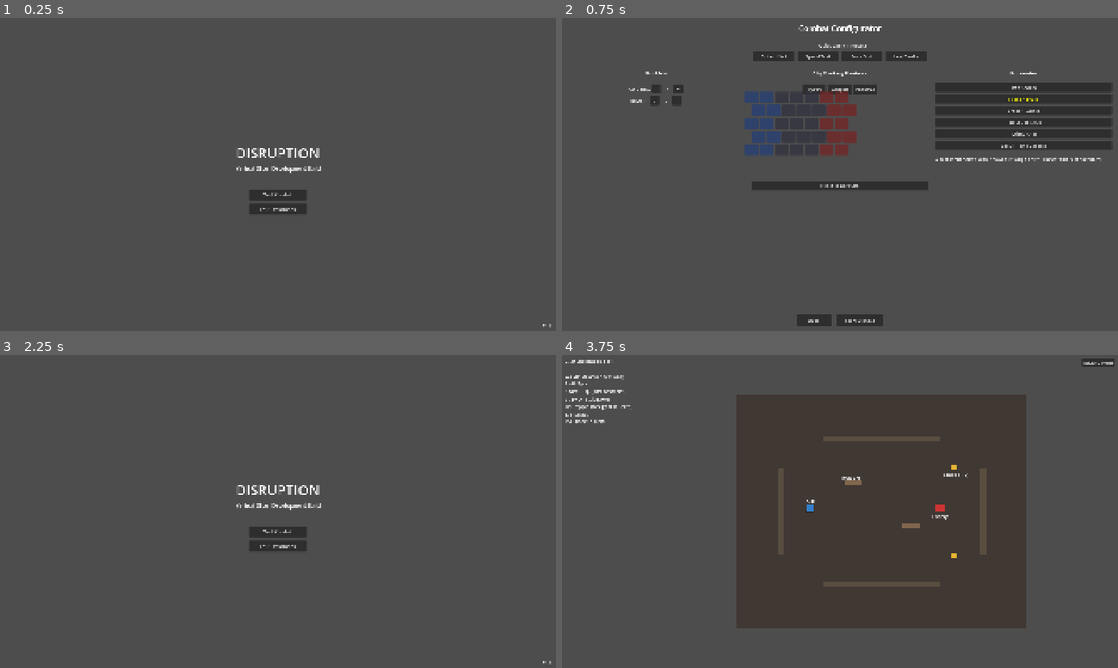
Above: before the commit, frames 1-4 (two rows, left to right).
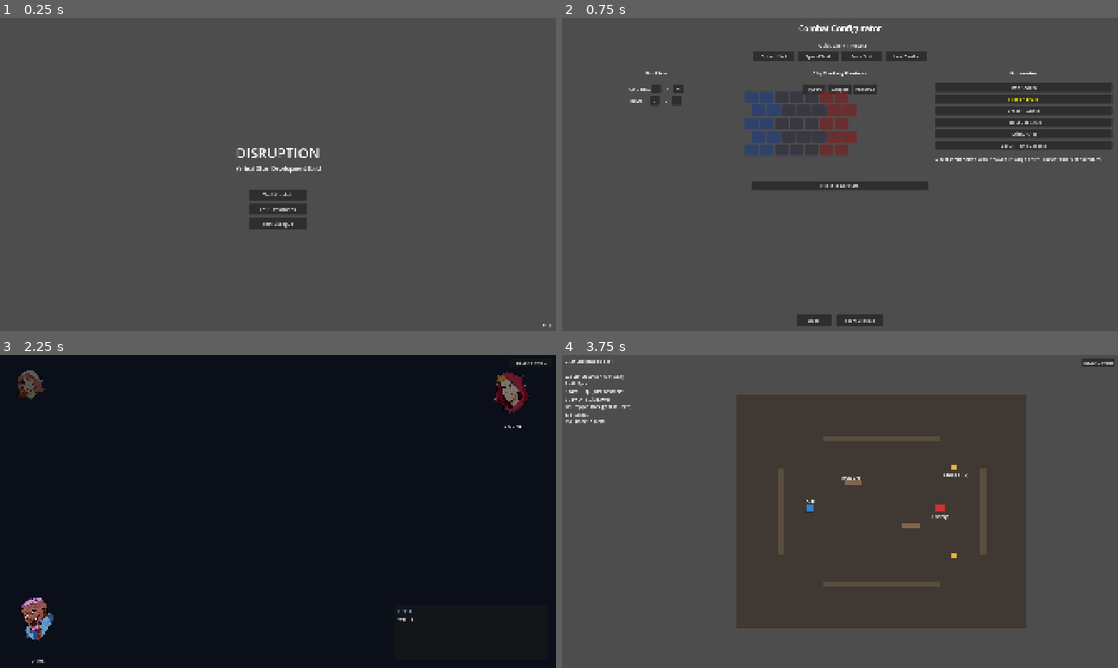
Above: after the commit, the same moments.

Repository: adbarc92/Disruption
Game: Godot game, scene res://scenes/main.tscn
The game is run twice, just before and just after one commit, with the same random seed, the same clock (stepped at 60 frames per second) and the same inputs.
Inputs (mouse positions are in pixels of both pictures, inside the frame that each line leads up to):
- Up to frame 1 (0.25 s): no input
- Up to frame 2 (0.75 s): click "Test Combat" at 0.5 s
- Up to frame 3 (2.25 s): click "Back" at 1.25 s; click (278, 561) at 2 s, where only the run after the commit has a clickable "Test Dialogue"
- Up to frame 4 (3.75 s): click (1095, 361) at 2.75 s, where only the run after the commit has a clickable "Back to Menu"; click "Test Exploration" at 3.5 s

The runs differ from the first frame. In frame 1, 0.4% of the frame differs, in the area x 44-56%, y 63-68%; in frame 2, nothing differs; in frame 3, 100%, in the area x 0-100%, y 0-100%; in frame 4, nothing differs.

Commit message:
feat(dialogue): add test dialogue scene and main menu button

Diff:
--- /dev/null
+++ b/godot/scenes/dialogue/test_dialogue.tscn
@@ -0,0 +1,29 @@
+[gd_scene load_steps=3 format=3]
+
+[ext_resource type="Script" path="res://scripts/presentation/dialogue/test_dialogue.gd" id="1_script"]
+[ext_resource type="PackedScene" path="res://scenes/dialogue/dialogue_player.tscn" id="2_dialogue_player"]
+
+[node name="TestDialogue" type="Control"]
+layout_mode = 3
+anchors_preset = 15
+anchor_right = 1.0
+anchor_bottom = 1.0
+grow_horizontal = 2
+grow_vertical = 2
+script = ExtResource("1_script")
+
+[node name="DialoguePlayer" parent="." instance=ExtResource("2_dialogue_player")]
+layout_mode = 1
+
+[node name="UI" type="CanvasLayer" parent="."]
+
+[node name="BackButton" type="Button" parent="UI"]
+anchors_preset = 1
+anchor_left = 1.0
+anchor_right = 1.0
+offset_left = -160.0
+offset_top = 10.0
+offset_right = -10.0
+offset_bottom = 40.0
+grow_horizontal = 0
+text = "Back to Menu"
--- a/godot/scenes/main.tscn
+++ b/godot/scenes/main.tscn
@@ -68,6 +68,20 @@
 grow_vertical = 2
 text = "Test Exploration"
 
+[node name="TestDialogueButton" type="Button" parent="CanvasLayer"]
+anchors_preset = 8
+anchor_left = 0.5
+anchor_top = 0.5
+anchor_right = 0.5
+anchor_bottom = 0.5
+offset_left = -100.0
+offset_top = 150.0
+offset_right = 100.0
+offset_bottom = 190.0
+grow_horizontal = 2
+grow_vertical = 2
+text = "Test Dialogue"
+
 [node name="VersionLabel" type="Label" parent="CanvasLayer" unique_id=807868165]
 anchors_preset = 3
 anchor_left = 1.0
--- a/godot/scripts/main.gd
+++ b/godot/scripts/main.gd
@@ -8,6 +8,7 @@
 	# Connect button signals
 	$CanvasLayer/TestCombatButton.pressed.connect(_on_test_combat_pressed)
 	$CanvasLayer/TestExplorationButton.pressed.connect(_on_test_exploration_pressed)
+	$CanvasLayer/TestDialogueButton.pressed.connect(_on_test_dialogue_pressed)
 
 
 func _on_test_combat_pressed() -> void:
@@ -18,3 +19,8 @@
 	print("Testing exploration")
 	GameManager.change_state(GameManager.GameState.EXPLORATION)
 	GameManager.transition_to_scene("res://scenes/exploration/test_exploration.tscn")
+
+
+func _on_test_dialogue_pressed() -> void:
+	GameManager.change_state(GameManager.GameState.DIALOG)
+	GameManager.transition_to_scene("res://scenes/dialogue/test_dialogue.tscn")
--- /dev/null
+++ b/godot/scripts/presentation/dialogue/test_dialogue.gd
@@ -0,0 +1,31 @@
+extends Control
+## Test harness for the dialogue system. Loads a sample dialogue and
+## provides a back button to return to the main menu.
+
+const DataLoaderClass = preload("res://scripts/data/data_loader.gd")
+
+@onready var dialogue_player: DialoguePlayer = $DialoguePlayer
+@onready var back_button: Button = $UI/BackButton
+
+
+func _ready() -> void:
+	back_button.pressed.connect(_on_back_pressed)
+	dialogue_player.dialogue_completed.connect(_on_dialogue_completed)
+
+	# Load and start the test dialogue
+	var dialogue_data = DataLoaderClass.load_dialogue("test_dialogue")
+	if dialogue_data.is_empty():
+		push_error("Failed to load test_dialogue")
+		return
+	dialogue_player.start_dialogue(dialogue_data)
+
+
+func _on_dialogue_completed(_dialogue_id: String) -> void:
+	print("Dialogue complete: ", _dialogue_id)
+	# Show a completion message, then allow returning to menu
+	back_button.text = "Dialogue Complete — Back to Menu"
+
+
+func _on_back_pressed() -> void:
+	GameManager.change_state(GameManager.GameState.MAIN_MENU)
+	GameManager.transition_to_scene("res://scenes/main.tscn")
